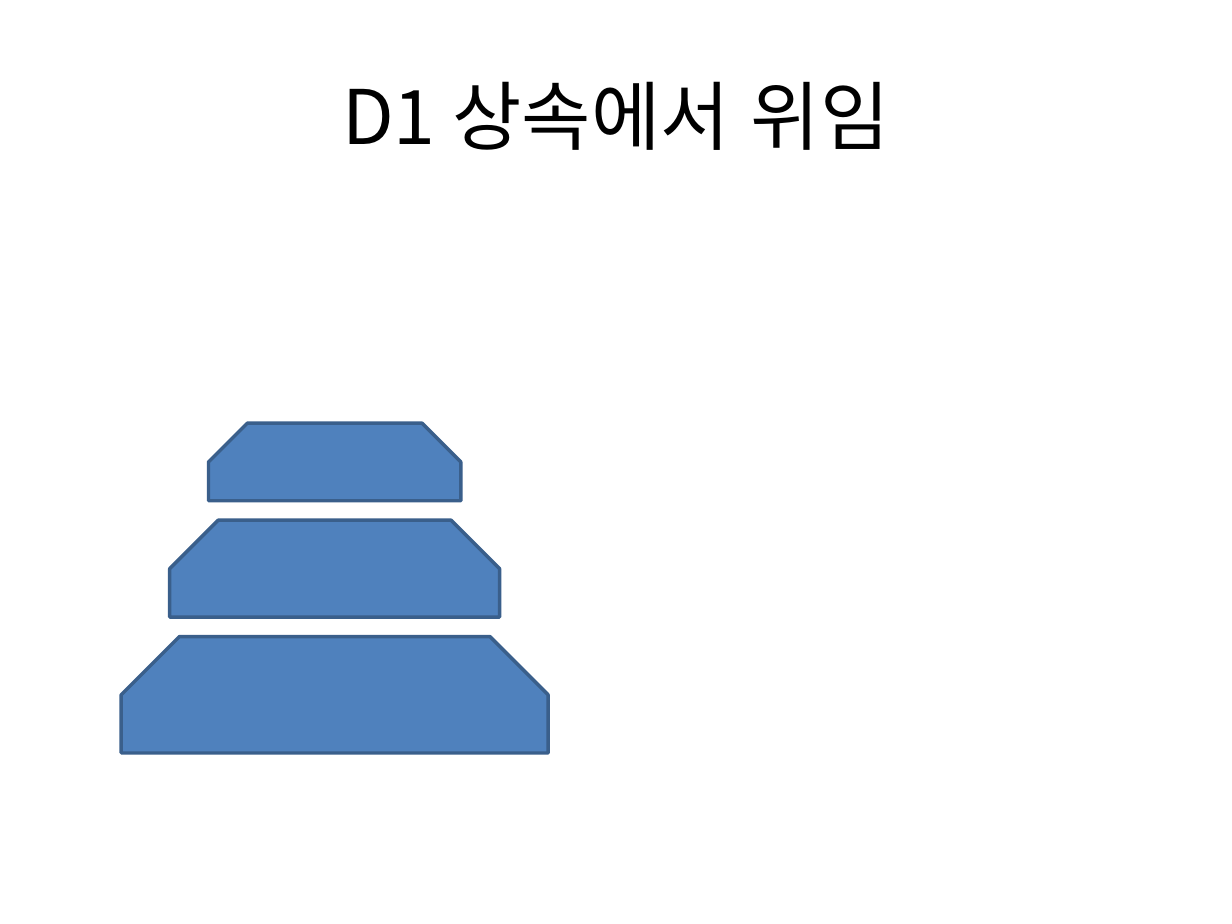
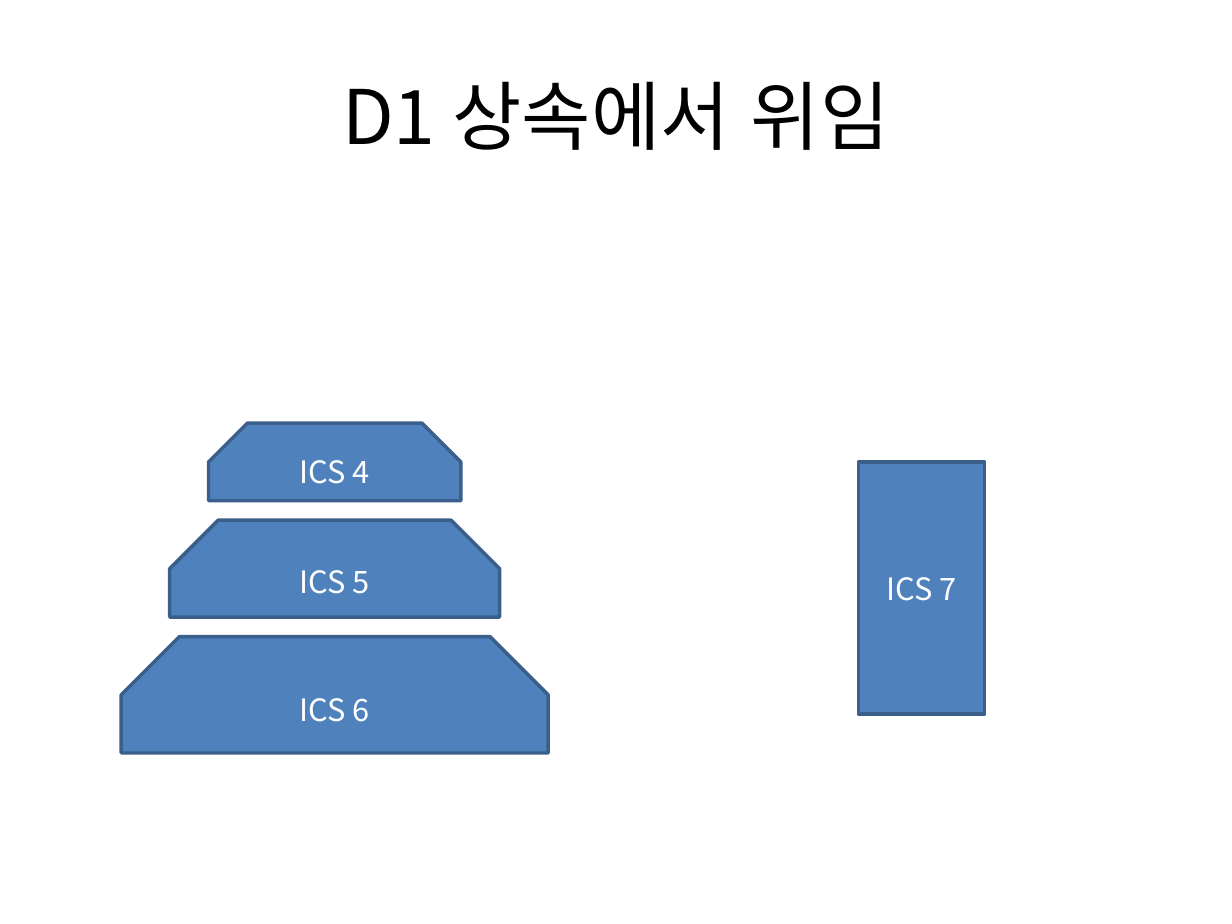
Before and after one commit to bleujin/external, a slide deck: slide 4 of resource/docs/first.pptx. Drawn at 1232x924 pixels with LibreOffice and Linux fonts; fonts in the diff are those of the drawing. Boxes give left, top, right and bottom in pixels: in the first picture for what was removed or moved away, otherwise in the second. Text is boxed around its words. In the diff, an @@ line names an element or a change of style, - is before the commit and + after.

```diff
--- a/resource/docs/first.pptx
+++ b/resource/docs/first.pptx
@@ text in snip same rect at [300,460,370,484]: text added @@
+ICS 4
@@ rectangle added at [859,462,984,715], fill #4F81BD, outline #3A5F8C 2 pt, 18 pt, text #FFFFFF @@
+ICS 7
@@ text in snip same rect at [300,570,370,594]: text added @@
+ICS 5
@@ text in snip same rect at [300,698,370,722]: text added @@
+ICS 6
```
Also in this commit, not shown: 1 other slide changed, 14 other files.
